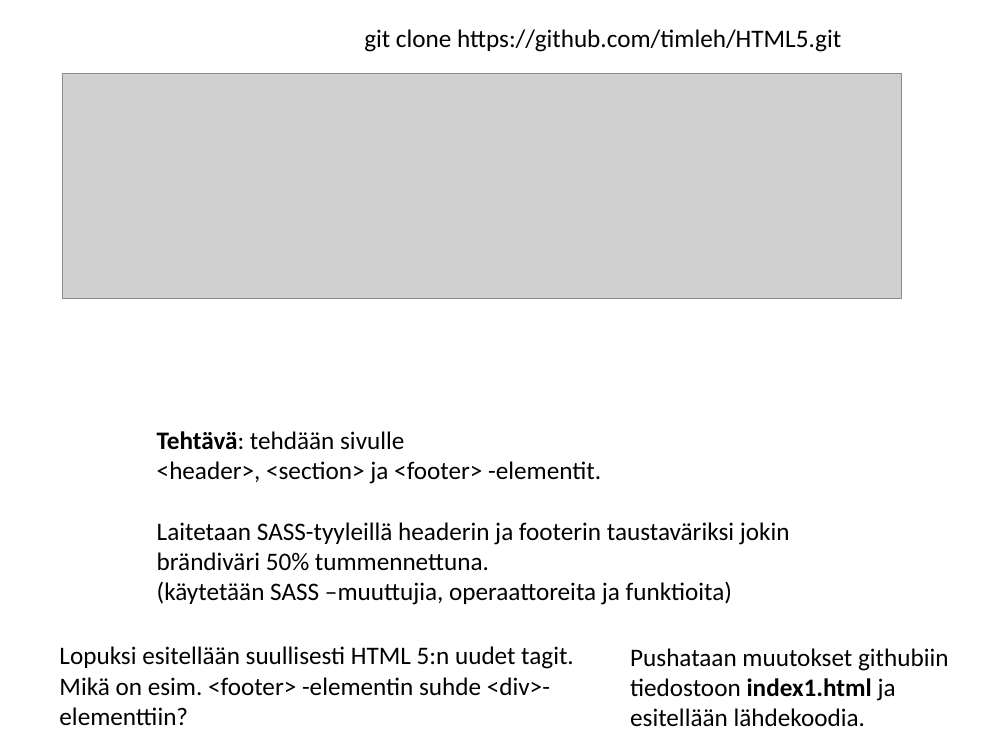
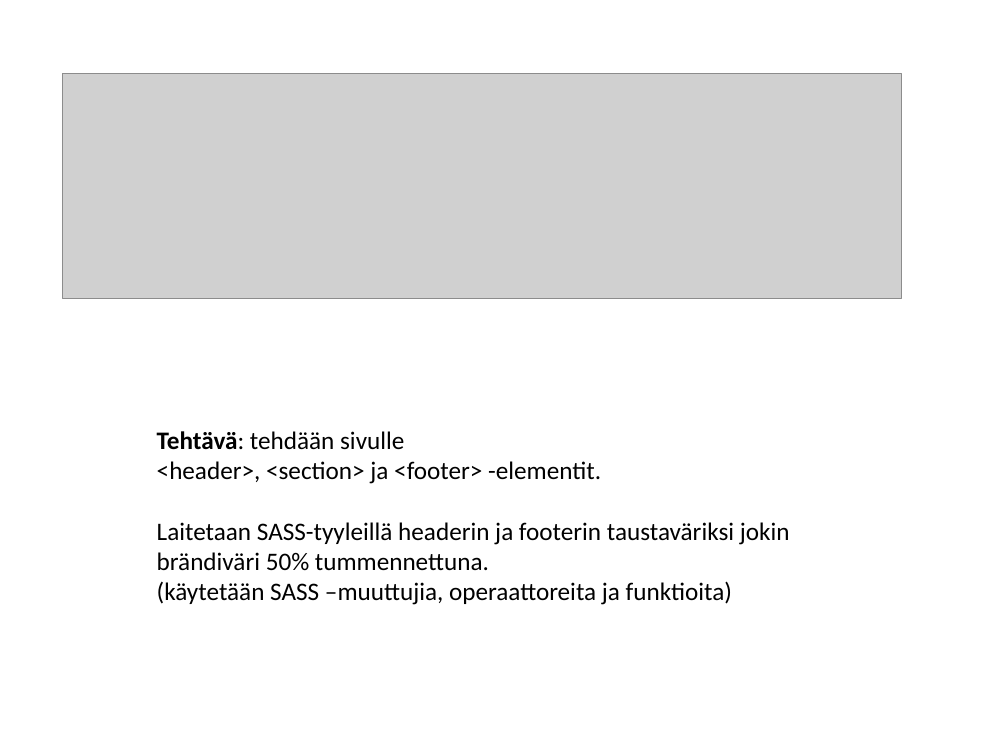
Before and after one commit to joonaspa/HTML5, a slide deck: slide 1 of SASS-tehtavat.pptx. Drawn at 1008x756 pixels with LibreOffice and Linux fonts; fonts in the diff are those of the drawing; grey boxes stand for pictures. Boxes give left, top, right and bottom in pixels: in the first picture for what was removed or moved away, otherwise in the second. Text is boxed around its words. In the diff, an @@ line names an element or a change of style, - is before the commit and + after.

```diff
--- a/SASS-tehtavat.pptx
+++ b/SASS-tehtavat.pptx
@@ text removed at box(364, 29, 841, 52) @@
-git clone https://github.com/timleh/HTML5.git
@@ text removed at box(59, 646, 574, 726) @@
-Lopuksi esitellään suullisesti HTML 5:n uudet tagit. Mikä on esim. <footer> -elementin suhde <div>-elementtiin?
@@ text removed at box(630, 648, 948, 727) @@
-Pushataan muutokset githubiin
-tiedostoon index1.html ja esitellään lähdekoodia.
```
Also in this commit, not shown: 3 other slides changed, 1 slide added, 2 slides removed.
